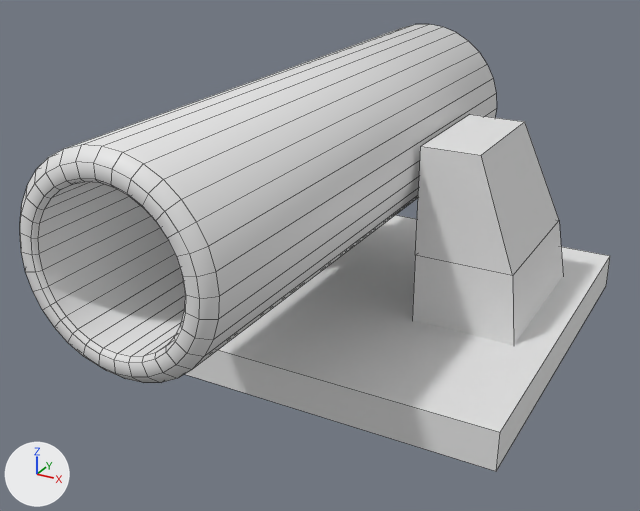
The FBX model main/CannonGame/Assets/Art/Models/Mesh/cannon.fbx, before and after one commit.
The view is the same before and after, from a 50 mm camera at (1.95, -3.95, 2.26) aimed at (-0.12, -0.19, 0.38). The lights are fixed; the arrows at lower left show +X, +Y and +Z. Mesh edges are drawn as thin lines.

Objects in the first picture: 'Barrel', 'Housing', 'Platform'.
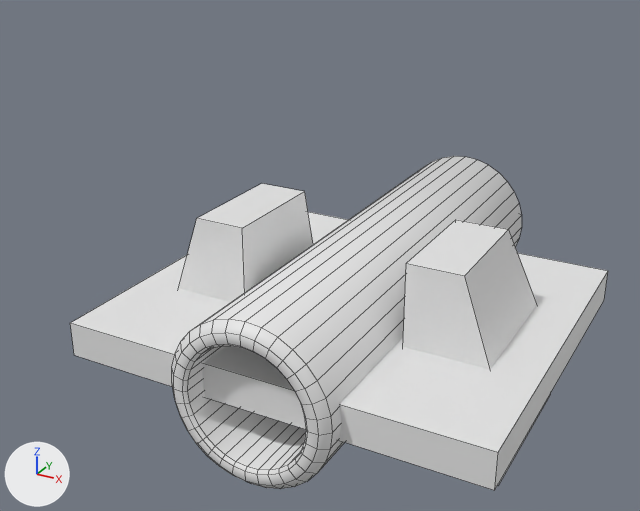
Location of each change, [x1, y1, x2, y2] in pixels of the pictures (640 x 511 px):
'Barrel', mesh moved: before [20, 24, 497, 383]; after [172, 156, 522, 489]
'Platform', mesh moved: before [186, 215, 610, 471]; after [70, 212, 608, 490]
'Housing', mesh moved: before [412, 115, 563, 345]; after [178, 184, 550, 486]

Patch to the scene script:
```diff
--- a/main/CannonGame/Assets/Art/Models/Mesh/cannon.fbx.py
+++ b/main/CannonGame/Assets/Art/Models/Mesh/cannon.fbx.py
@@ me_cube_001 @@
 me_cube_001.from_pydata(...)  # 24 vertices, 20 faces; spans x -1.0..1.0, y -0.29..0.65, z 0.0..1.09
 # used by ob_housing; location = (0.0, 0.0, 0.0)
+# me_cube_001 part 2: the whole mesh is moved by (0.0, -0.11, -0.54)
 me_cube_001.materials.append(mat_material)
@@ me_cube_002 @@
 me_cube_002.from_pydata(...)  # 8 vertices, 6 faces; spans x -1.15..1.15, y -1.0..1.0, z 0.0..0.19
 # used by ob_platform; location = (0.0, 0.0, 0.0)
+# me_cube_002 part 1: the whole mesh is moved by (0.0, 0.0, -0.1)
 me_cube_002.materials.append(mat_material)
@@ me_cube @@
 me_cube.from_pydata(...)  # 256 vertices, 225 faces; spans x -0.44..0.44, y -1.91..0.94, z 0.56..1.44
 # used by ob_barrel; location = (0.0, 0.0, 0.0)
+# me_cube part 3: the whole mesh is moved by (0.0, 0.78, -1.0)
 me_cube.materials.append(mat_material)
```
